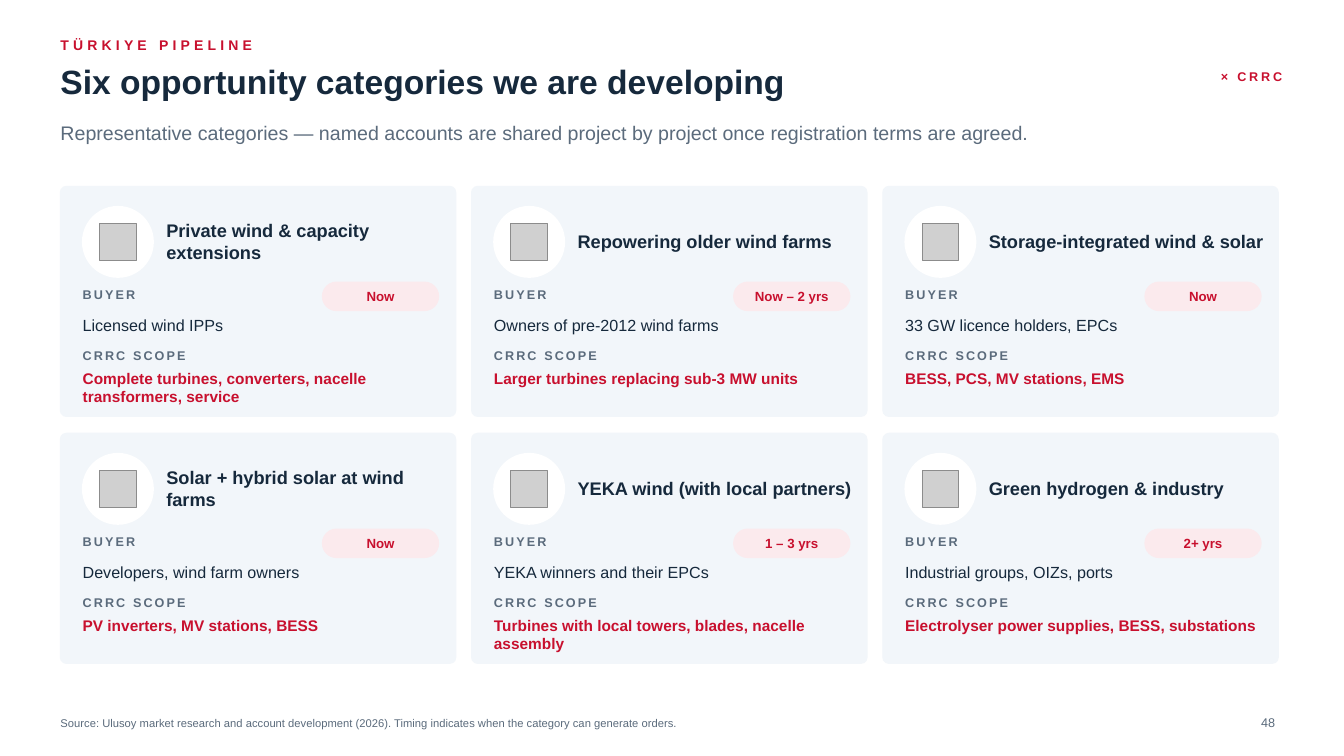
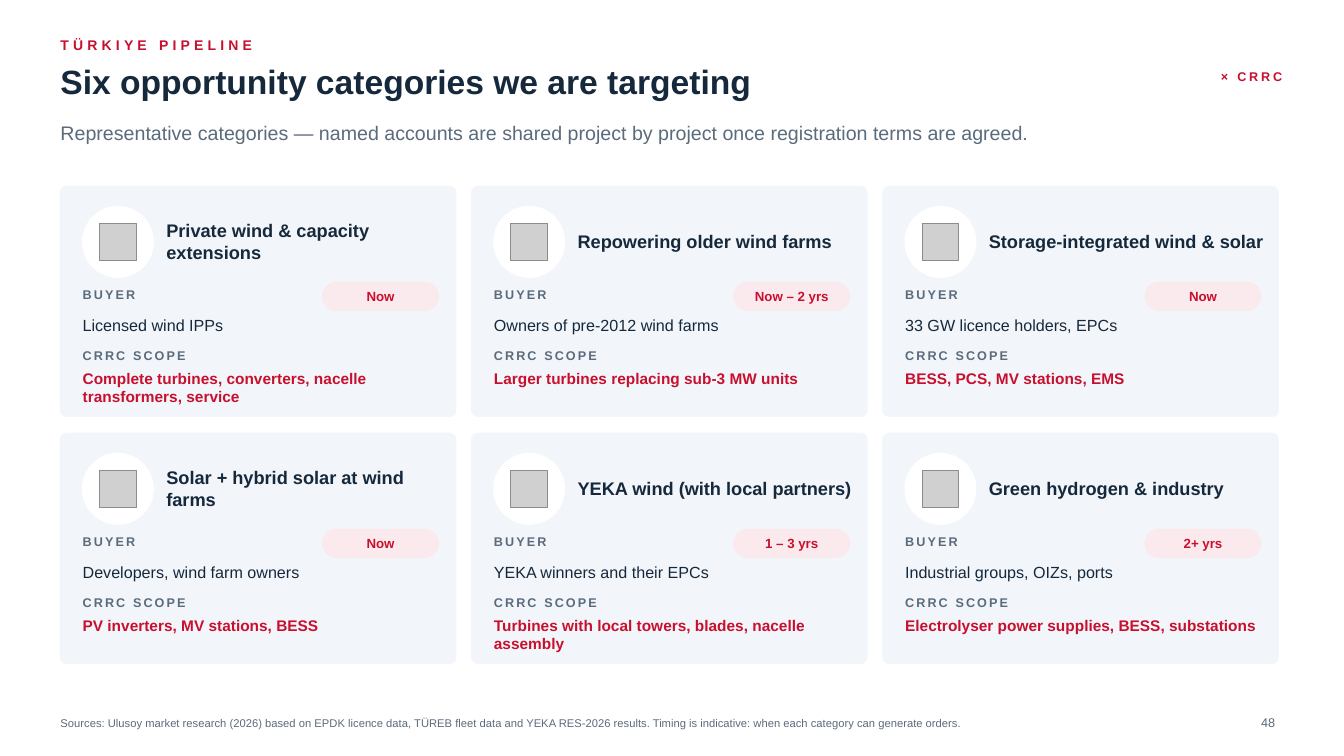
Before and after one commit to taimoorRazi/MultiTransformer, a slide deck: slide 48 of CRRC_Partnership/Ulusoy - CRRC Partnership.pptx. Drawn at 1344x756 pixels with LibreOffice and Linux fonts; fonts in the diff are those of the drawing; grey boxes stand for pictures; background and template pictures are left out. Boxes give left, top, right and bottom in pixels: in the first picture for what was removed or moved away, otherwise in the second. Text is boxed around its words. In the diff, an @@ line names an element or a change of style, - is before the commit and + after.

```diff
--- a/CRRC_Partnership/Ulusoy - CRRC Partnership.pptx
+++ b/CRRC_Partnership/Ulusoy - CRRC Partnership.pptx
@@ title at box(60, 69, 751, 101): text changed @@
-Six opportunity categories we are developing
+Six opportunity categories we are targeting
@@ text at box(60, 718, 961, 729): text changed @@
-Source: Ulusoy market research and account development (2026). Timing indicates when the category can generate orders.
+Sources: Ulusoy market research (2026) based on EPDK licence data, TÜREB fleet data and YEKA RES-2026 results. Timing is indicative: when each category can generate orders.
```
Also in this commit, not shown: 5 other files.
